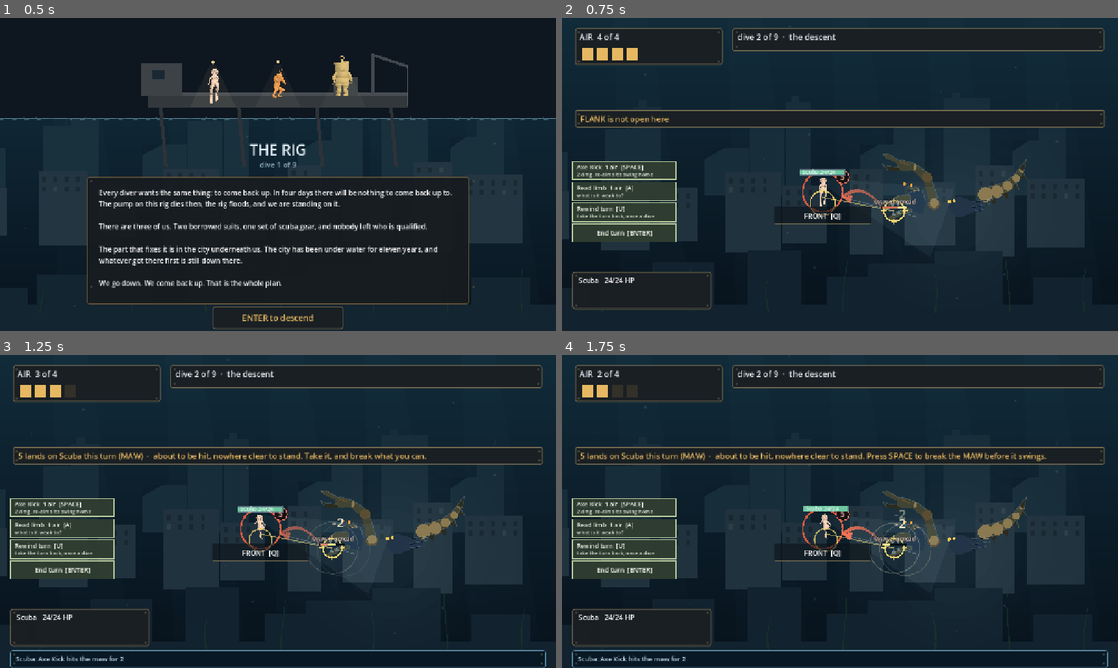
Above: before the commit, frames 1-4 (two rows, left to right).
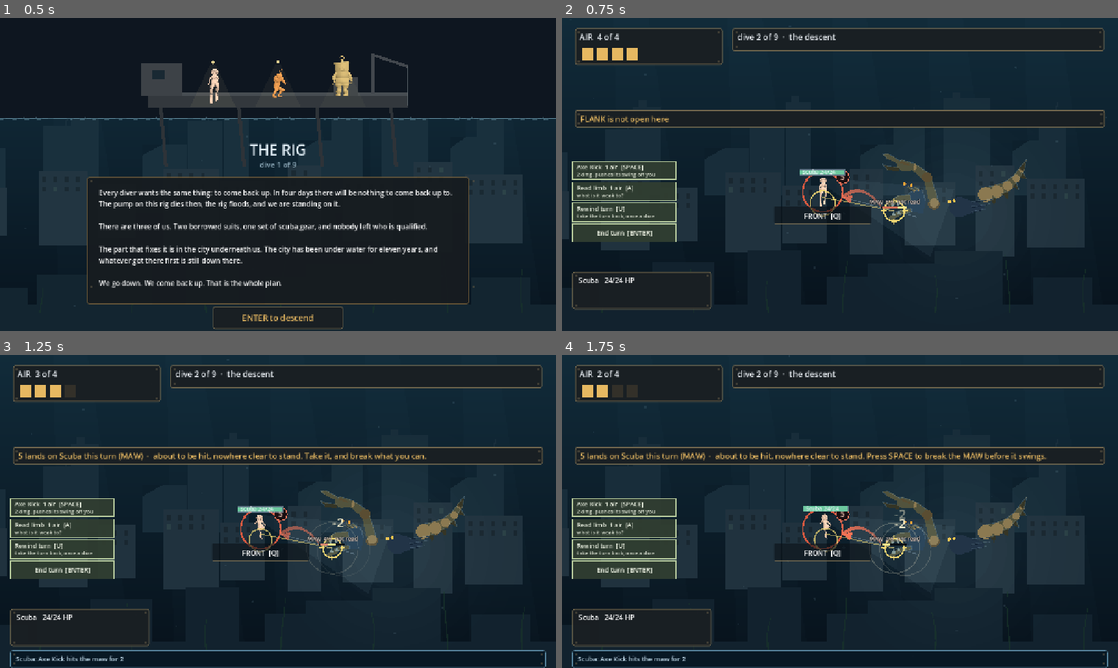
Above: after the commit, the same moments.

Repository: ImmortalDemonGod/salvage
Game: Godot game, scene res://game/main.tscn
The game is run twice, just before and just after one commit, with the same random seed, the same clock (stepped at 60 frames per second) and the same inputs.
Inputs (mouse positions are in pixels of both pictures, inside the frame that each line leads up to):
- Up to frame 1 (0.5 s): no input
- Up to frame 2 (0.75 s): tap Enter at 0.5 s; move the mouse to (812, 237) at 0.52 s; hold W from 0.53 s (still down); tap 1 at 0.6 s; click (812, 237) at 0.67 s
- Up to frame 3 (1.25 s): keep holding W; tap Space at 0.77 s
- Up to frame 4 (1.75 s): release W at 1.25 s; drag from (1006, 558) to (812, 574) at 1.27 s

Frame 1 is identical in both runs. In frame 2, 0.2% of the frame differs, in the area x 6-65%, y 49-64%; in frame 3, 0.2%; in frame 4, 0.2%.

Commit message:
round three: every label with its owner, every number with its grammar
Seven blockers survived round two, and two screens earned their first
hand-it-to-a-playtester-tonight verdicts. The fixes: diver nameplates
go below the feet at belly stations, where above-the-head is the
creature's body and the tag read as a fourth limb with 34 HP, and stay
above the head elsewhere; limb readouts speak the divers' grammar
(15/15, not a bare 15) in plain words (not read, takes x2, -1 dmg);
the crate says what it is (the part); the shove explains itself
(pushes its swing off you); the lurker surfaces further from the murk.
An above-the-ring plate experiment gridlocked at the ceiling and was
reverted to the proven geometry within two suite runs; the instruments
paid for themselves twice more on the way.

Diff:
--- a/content/encounters.gd
+++ b/content/encounters.gd
@@ -20,7 +20,7 @@
 	# geography exists to complicate either (SPEC 2.7, one idea per beat).
 	"descent": {
 		"title": "something in the dark",
-		"art": {"kind": "lurker", "scale": 150.0, "pos": [900, 330], "tint": [0.46, 0.55, 0.62]},
+		"art": {"kind": "lurker", "scale": 150.0, "pos": [900, 330], "tint": [0.58, 0.68, 0.74]},
 		"places": {"0": [600, 400]},
 		# TEACHING BEAT, exempt from the difficulty bands and from the
 		# dominant-station check by declaration, not by a silent special
--- a/game/main.gd
+++ b/game/main.gd
@@ -1081,7 +1081,7 @@
 			if nearest.distance_to(body0) >= 112.0:
 				break
 			if place(i).y < body0.y - 20.0:
-				tag_at.y -= 36.0
+				tag_at.y -= 34.0
 				if tag_at.y <= 258.0:
 					tag_at.x += slide_x
 			elif tag_at.y < 566.0 - mk.size.y - 1.0:
@@ -1385,7 +1385,7 @@
 		var what := ""
 		match String(ab.kind):
 			"hit": what = "%d dmg" % int(eff.dmg)
-			"hit_shove": what = "%d dmg, re-aims its swing home" % int(eff.dmg)
+			"hit_shove": what = "%d dmg, pushes its swing off you" % int(eff.dmg)
 			"hit_and_step": what = "%d dmg, then step free" % int(eff.dmg)
 			"hit_wide": what = "%d dmg, spills to both sides" % int(eff.dmg)
 			"shut": what = "shuts the limb %d turn%s" % [int(eff.turns), "" if int(eff.turns) == 1 else "s"]
@@ -2042,6 +2042,9 @@
 	draw_rect(box, Color(0.80, 0.70, 0.45), false, 2.0)
 	draw_line(box.position + Vector2(w * 0.33, 0), box.position + Vector2(w * 0.33, h), Color(0.30, 0.24, 0.16), 3.0)
 	draw_line(box.position + Vector2(w * 0.66, 0), box.position + Vector2(w * 0.66, h), Color(0.30, 0.24, 0.16), 3.0)
+	var df2: Font = ThemeDB.fallback_font
+	draw_string(df2, box.position + Vector2(-8, h + 26.0), "the part", HORIZONTAL_ALIGNMENT_LEFT, -1, 13,
+		Color(0.95, 0.85, 0.55, 0.9))
 	var mx := float(int((combat.enc.salvage as Dictionary).hp))
 	for k in range(int(mx)):
 		var lit: bool = k < combat.salvage_hp
@@ -2214,14 +2217,14 @@
 		if int(combat.limb_stun[lb]) > 0:
 			suffix = "  SHUT %d" % int(combat.limb_stun[lb])
 		elif not combat.known(lb):
-			suffix = "  unread"
+			suffix = "  not read"
 		else:
 			match combat.trait_of(lb):
-				"brittle": suffix = "  x2"
-				"plated": suffix = "  armor"
+				"brittle": suffix = "  takes x2"
+				"plated": suffix = "  -1 dmg"
 				"leaking": suffix = "  +2 air"
 				"pressurised": suffix = "  bursts"
-		var label := "%s %d%s" % [String(combat.LIMB_NAMES[lb]).to_upper(), int(combat.limb_hp[lb]), suffix]
+		var label := "%s %d/%d%s" % [String(combat.LIMB_NAMES[lb]).to_upper(), int(combat.limb_hp[lb]), int(mx), suffix]
 		var tw: float = df.get_string_size(label, HORIZONTAL_ALIGNMENT_LEFT, -1, 13).x
 		var tx: float = clampf(at.x - tw * 0.5, 8.0, 1280.0 - tw - 8.0)
 		for off in [Vector2(1, 1), Vector2(-1, -1)]:
@@ -2257,7 +2260,12 @@
 		var frac: float = float(d.hp) / max(1.0, float(d.max_hp))
 		# clamped under the prompt band, which is new and lower than the old
 		# control strip: Proto5's bar was being cut in half by it
-		var by: float = max(f.y - DIVER_SCALE - 8.0, PANEL_FLOOR)
+		# ABOVE the head at ordinary stations; BELOW the feet at belly
+		# stations, where above-the-head is the creature's body and the
+		# plate reads as a fourth limb (round three, twice). Belly plates
+		# sit BESIDE their ring, so below-feet ground there is clear.
+		var belly_here: bool = combat != null and place(int(d.station)).y >= _body_at().y - 20.0
+		var by: float = (min(f.y + 30.0, 560.0)) if belly_here else max(f.y - DIVER_SCALE - 8.0, PANEL_FLOOR)
 		var df: Font = ThemeDB.fallback_font
 		var plate := "%s %d/%d" % [String(d.dname), int(d.hp), int(d.max_hp)]
 		var pw: float = df.get_string_size(plate, HORIZONTAL_ALIGNMENT_LEFT, -1, 13).x + 10.0
Not shown, added: site/index.apple-touch-icon.png.import
Not shown, added: site/index.icon.png.import
Not shown, added: site/index.png.import
